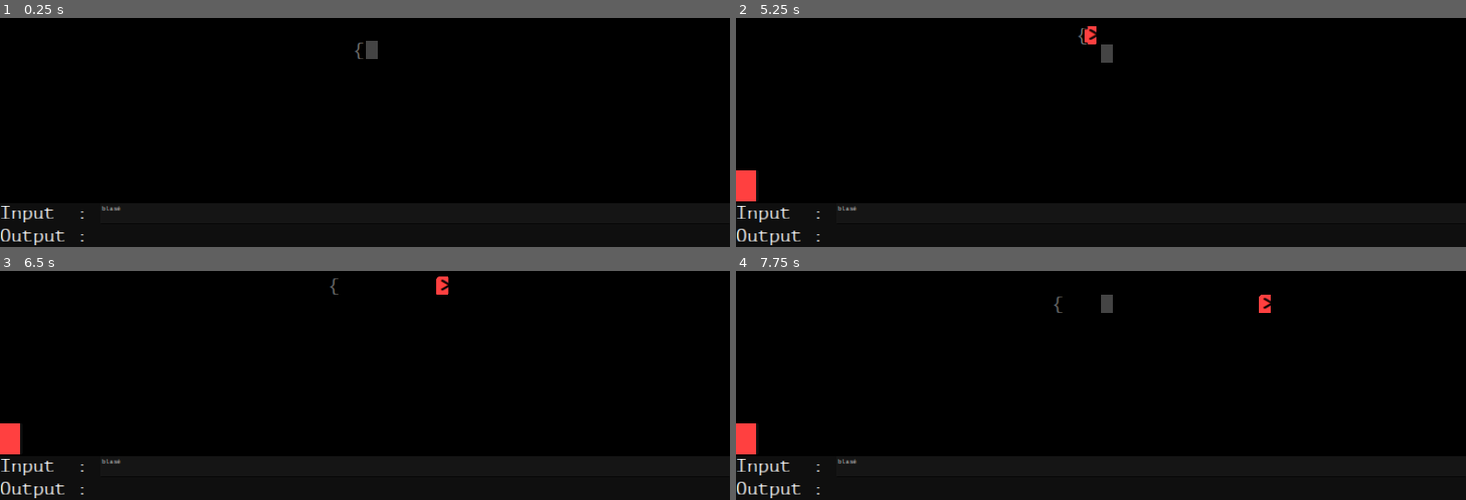
Above: before the commit, frames 1-4 (two rows, left to right).
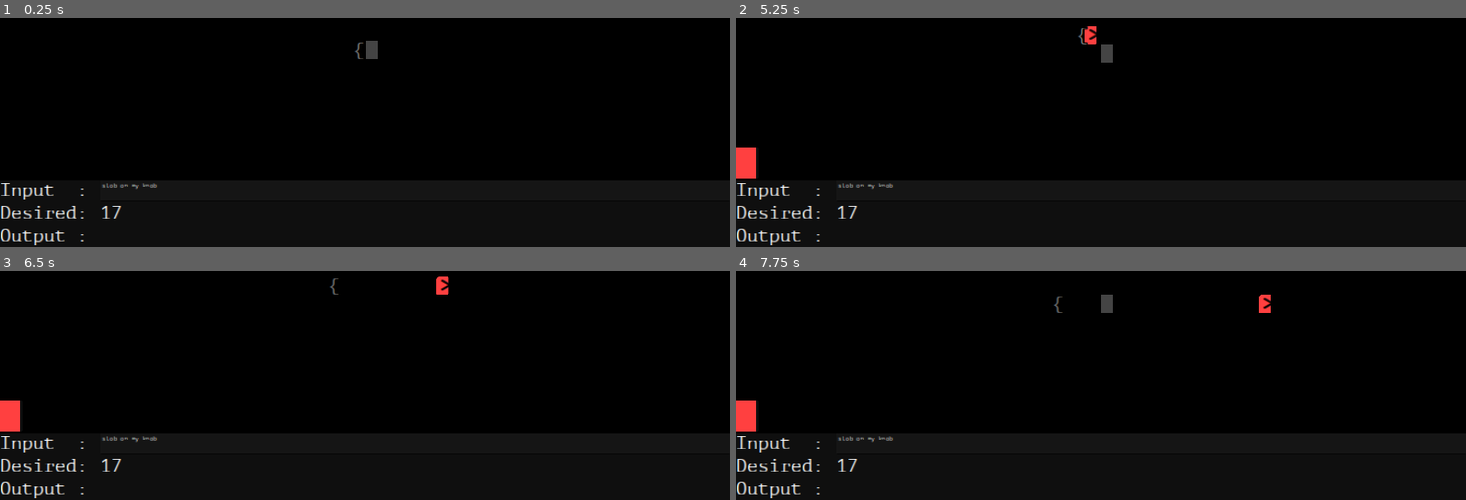
Above: after the commit, the same moments.

Repository: jacksonavery/harada1000
Game: Godot game, scene res://root.tscn
Same seed, same stepped clock (60 frames per second), same inputs: the game is played once before the commit and once after it.
Inputs:
- Up to frame 1 (0.25 s): no input
- Up to frame 2 (5.25 s): tap Enter at 0.5 s; hold Right 0.53-1.28 s; hold Down 1.28-2.03 s; hold Right 2.03-2.78 s; hold Up 2.78-3.53 s; hold Left 3.53-5.03 s; tap F5 (start) at 5 s; hold Down from 5.03 s (still down)
- Up to frame 3 (6.5 s): release Down at 5.78 s; hold Right from 5.78 s (still down)
- Up to frame 4 (7.75 s): release Right at 6.53 s; hold Up 6.53-7.28 s; hold Right from 7.28 s (still down)

The runs differ from the first frame. In frame 1, 0.7% of the frame differs, in the area x 0-22%, y 72-90%; in frame 2, 1.2%, in the area x 0-22%, y 56-90%; in frame 3, 1.2%; in frame 4, 1.2%.

Commit message:
expected output checking

Diff:
--- /dev/null
+++ b/gane_root.gd
@@ -0,0 +1,8 @@
+extends Node
+
+@onready var tiles: Node2D = $Node2D/Tiles
+@onready var scorer: Node = $Scorer
+
+func _process(delta: float) -> void:
+	if tiles.is_complete() and scorer.is_met():
+		print("yay")
--- a/map_manager.gd
+++ b/map_manager.gd
@@ -315,6 +315,12 @@
 		return decodes[code]
 
 
+func is_complete():
+	for o in operators.get_children():
+		if o.dir != Vector2i.ZERO:
+			return false
+	return true
+
 # generate a lot of diff colors
 var color_index = 0
 func get_color() -> Color:
--- a/operator.gd
+++ b/operator.gd
@@ -66,9 +66,7 @@
 			pos += dir * popi()
 		# conditional redirection
 		"!":
-			var dist = popi()
-			if popi() != 0:
-				pos += -dir * dist
+			pass
 		"@":
 			if popi() != 0:
 				dir = rotate_vec2i(dir, -1)
@@ -137,7 +135,7 @@
 			var offs = 1
 			while(tile_holder.operator_read_tile(pos + dir * offs) != 0):
 				offs += 1
-			tile_holder.operator_place_tile.operator_place_tile(pos + dir * offs, popi())
+			tile_holder.operator_place_tile(pos + dir * offs, popi())
 		")":
 			var dir = rotate_vec2i(dir, 1)
 			var offs = 1
--- a/root.tscn
+++ b/root.tscn
@@ -1,16 +1,19 @@
-[gd_scene load_steps=7 format=3 uid="uid://cpkn27wb4a2hy"]
+[gd_scene load_steps=9 format=3 uid="uid://cpkn27wb4a2hy"]
 
+[ext_resource type="Script" path="res://gane_root.gd" id="1_3xenu"]
 [ext_resource type="Script" path="res://map_manager.gd" id="1_sxlir"]
 [ext_resource type="Script" path="res://indicator.gd" id="2_dx8h0"]
 [ext_resource type="Script" path="res://cam.gd" id="3_q0sn3"]
 [ext_resource type="Script" path="res://operator_gui.gd" id="4_y4vxk"]
 [ext_resource type="Script" path="res://input_labels.gd" id="5_yqmkn"]
+[ext_resource type="Script" path="res://scorer_output.gd" id="7_p20os"]
 
 [sub_resource type="LabelSettings" id="LabelSettings_udduq"]
 line_spacing = 0.0
 font_size = 48
 
 [node name="Node" type="Node"]
+script = ExtResource("1_3xenu")
 
 [node name="Node2D" type="Node2D" parent="."]
 
@@ -98,10 +101,9 @@
 [node name="InputLabel" type="TextEdit" parent="Node2D/Camera2D/Control/HBoxContainer/OutputGrader/VBoxContainer/HBoxContainer2/InputLabels"]
 layout_mode = 2
 size_flags_horizontal = 3
-text = "blasé"
+text = "slob on my knob"
 
 [node name="HBoxContainer3" type="HBoxContainer" parent="Node2D/Camera2D/Control/HBoxContainer/OutputGrader/VBoxContainer"]
-visible = false
 layout_mode = 2
 
 [node name="Label" type="Label" parent="Node2D/Camera2D/Control/HBoxContainer/OutputGrader/VBoxContainer/HBoxContainer3"]
@@ -109,14 +111,14 @@
 text = "Desired: "
 label_settings = SubResource("LabelSettings_udduq")
 
-[node name="InputLabels" type="HBoxContainer" parent="Node2D/Camera2D/Control/HBoxContainer/OutputGrader/VBoxContainer/HBoxContainer3"]
+[node name="DesiredOutputLabels" type="HBoxContainer" parent="Node2D/Camera2D/Control/HBoxContainer/OutputGrader/VBoxContainer/HBoxContainer3"]
 layout_mode = 2
 theme_override_constants/separation = 32
-script = ExtResource("5_yqmkn")
 
-[node name="InputLabel" type="Label" parent="Node2D/Camera2D/Control/HBoxContainer/OutputGrader/VBoxContainer/HBoxContainer3/InputLabels"]
+[node name="DesiredOutputLabel" type="Label" parent="Node2D/Camera2D/Control/HBoxContainer/OutputGrader/VBoxContainer/HBoxContainer3/DesiredOutputLabels"]
+unique_name_in_owner = true
 layout_mode = 2
-text = "32"
+text = "17"
 label_settings = SubResource("LabelSettings_udduq")
 
 [node name="HBoxContainer" type="HBoxContainer" parent="Node2D/Camera2D/Control/HBoxContainer/OutputGrader/VBoxContainer"]
@@ -131,3 +133,6 @@
 unique_name_in_owner = true
 layout_mode = 2
 label_settings = SubResource("LabelSettings_udduq")
+
+[node name="Scorer" type="Node" parent="."]
+script = ExtResource("7_p20os")
--- /dev/null
+++ b/scorer.gd
@@ -0,0 +1,5 @@
+extends Node
+class_name Scorer
+
+func is_met():
+	pass
--- /dev/null
+++ b/scorer_output.gd
@@ -0,0 +1,7 @@
+extends Scorer
+
+@onready var desired_output_label: Label = %DesiredOutputLabel
+@onready var output_label: Label = %OutputLabel
+
+func is_met():
+	return desired_output_label.text == output_label.text
Not shown, changed: _todo.txt
